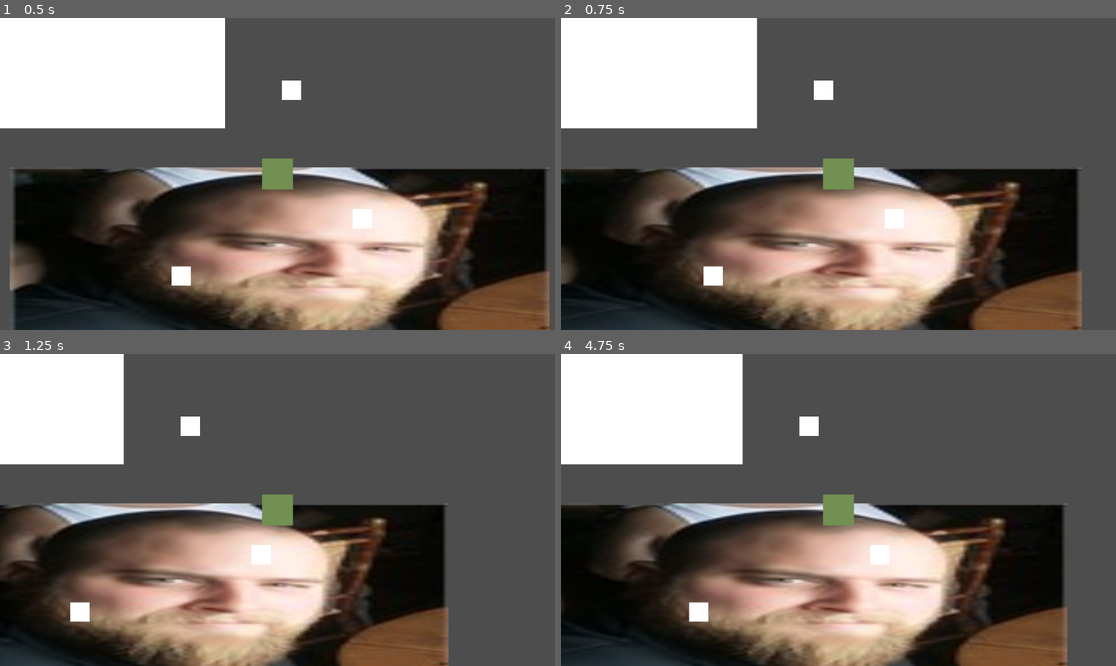
Above: before the commit, frames 1-4 (two rows, left to right).
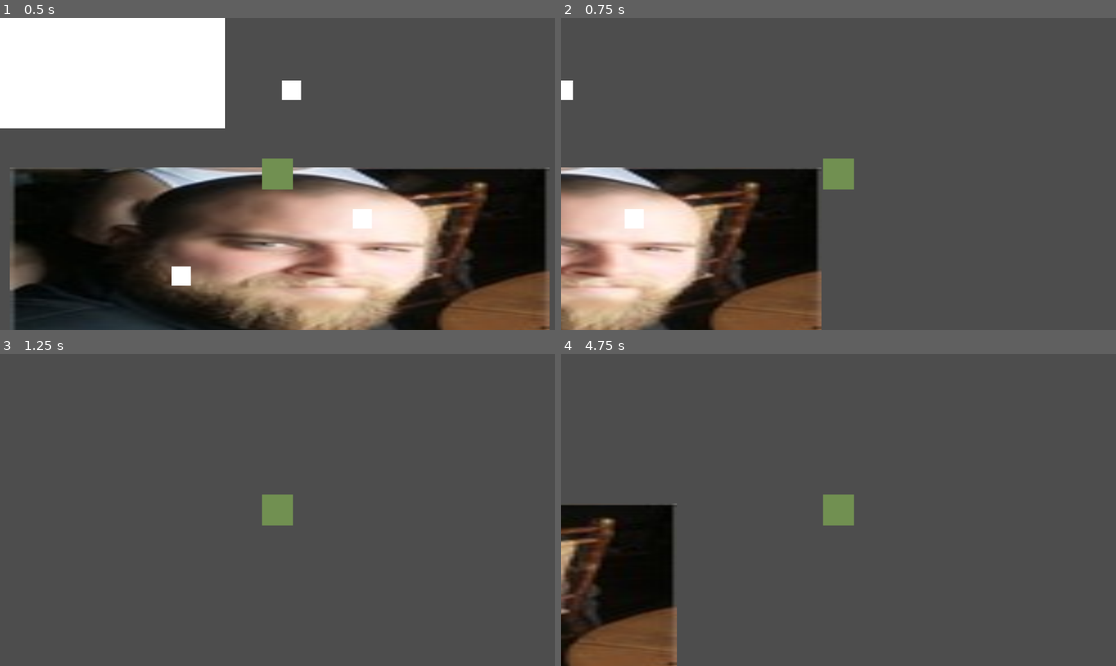
Above: after the commit, the same moments.

Repository: z3roco01/2025-skills-game
Game: Godot game, scene res://scenes/main.tscn
The game is run twice, just before and just after one commit, with the same random seed, the same clock (stepped at 60 frames per second) and the same inputs.
Inputs:
- Up to frame 1 (0.5 s): no input
- Up to frame 2 (0.75 s): tap Enter at 0.5 s; hold D (right) from 0.53 s (still down)
- Up to frame 3 (1.25 s): keep holding D (right)
- Up to frame 4 (4.75 s): release D (right) at 1.28 s; hold S (back) 1.28-2.03 s; hold D (right) 2.03-2.78 s; hold W (up) 2.78-3.53 s; hold A (left) from 3.53 s (still down)

Frame 1 is identical in both runs. In frame 2, 59% of the frame differs, in the area x 0-94%, y 0-100%; in frame 3, 48%; in frame 4, 54%.

Commit message:
feature: increase speed

Diff:
--- a/scripts/player.gd
+++ b/scripts/player.gd
@@ -1,7 +1,6 @@
 extends CharacterBody2D
 
-const SPEED = 300.0
-const JUMP_VELOCITY = -400.0
+const SPEED = 3000.0
 
 func _physics_process(delta: float) -> void:
 	var direction := Input.get_vector("left", "right", "up", "back")
Not shown: 1 places in scenes/main.tscn that only renumber resources
Not shown: 1 places in scenes/testworld.tscn that only renumber resources
